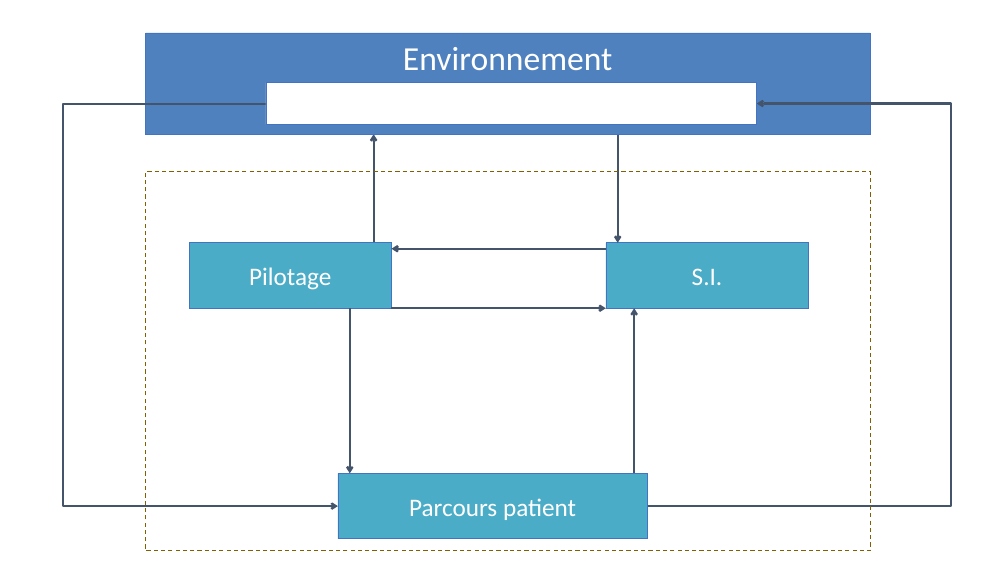
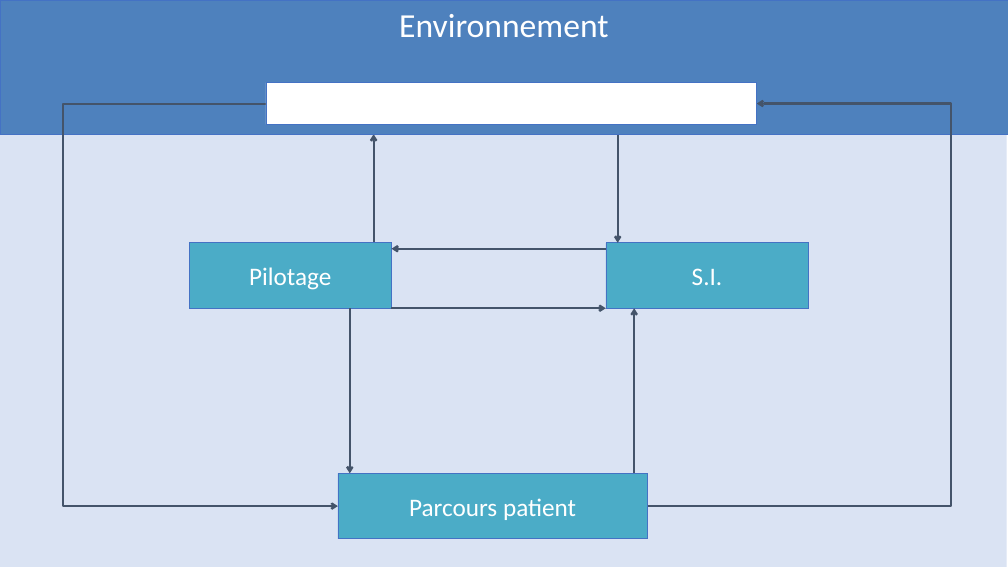
Before and after one commit to Mouhamed-13/projet-FENS, a slide deck: slide 2 of thématique SI/004 Définir le SI/rsrc/exercice_004.pptx. Drawn at 1008x567 pixels with LibreOffice and Linux fonts; fonts in the diff are those of the drawing. Boxes give left, top, right and bottom in pixels: in the first picture for what was removed or moved away, otherwise in the second. Text is boxed around its words. In the diff, an @@ line names an element or a change of style, - is before the commit and + after.

```diff
--- a/thématique SI/004 Définir le SI/rsrc/exercice_004.pptx
+++ b/thématique SI/004 Définir le SI/rsrc/exercice_004.pptx
@@ rectangle "Environnement": place and size @@
-rectangle "Environnement" at [146, 33, 871, 134]
+rectangle "Environnement" at [0, 0, 1008, 135]
@@ rectangle: place and size @@
-rectangle at [146, 172, 871, 551]
+rectangle at [0, 134, 1006, 567]
@@ rectangle at [0, 134, 1006, 567]: fill none to #DAE3F3; outline #806000 1 pt dashed to none @@
```
Also in this commit, not shown: 1 other slide changed, 1 slide added, 5 other files.
